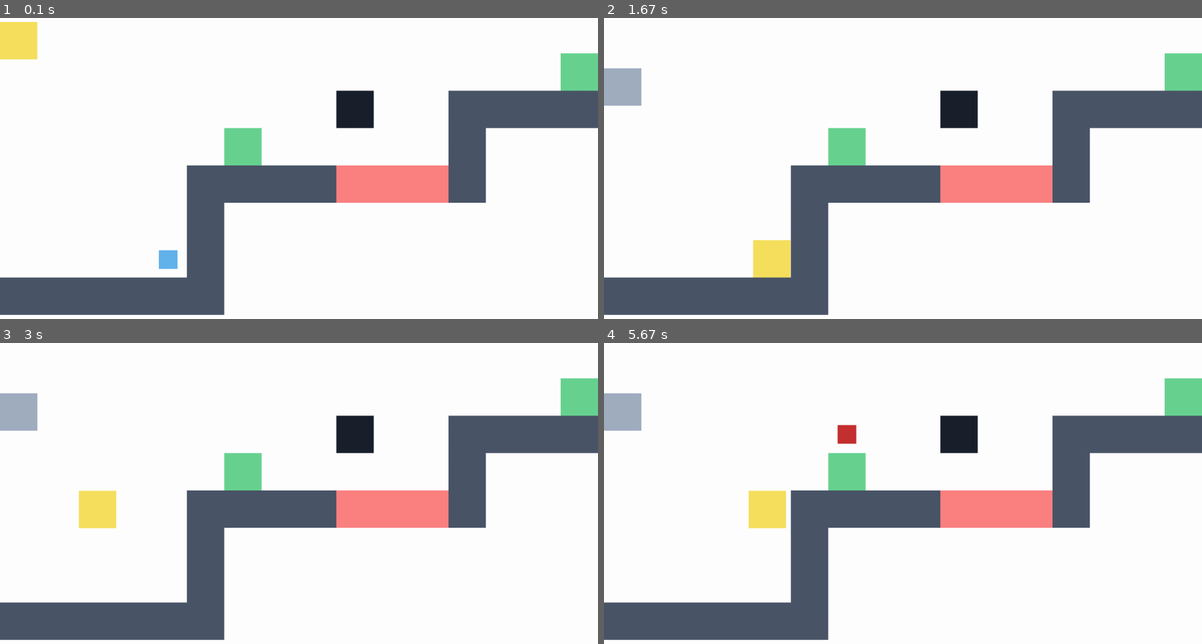
Above: before the commit, frames 1-4 (two rows, left to right).
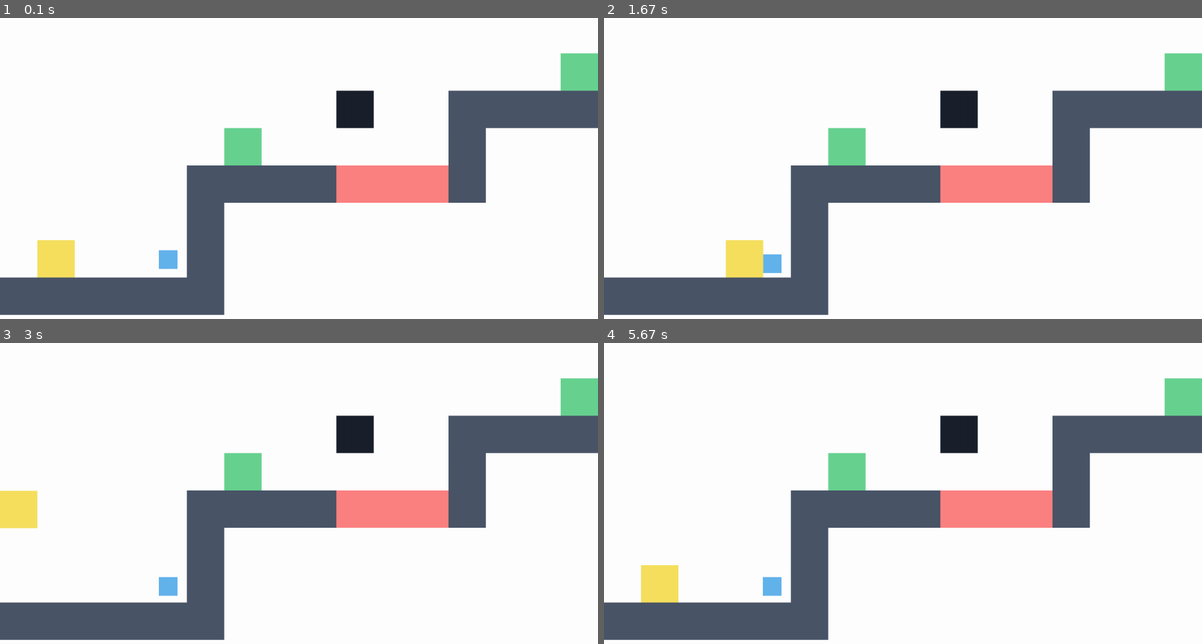
Above: after the commit, the same moments.

Repository: coinmoles/pygame-jam
Game: pygame game, started from main.py
Two runs of this game, one before a commit and one after it. Both use one fixed random seed, a clock stepped at 60 frames per second and the inputs below.
Inputs:
- Up to frame 1 (0.1 s): no input
- Up to frame 2 (1.67 s): hold Q 0.33-0.8 s; hold Right 0.33-0.8 s; hold W 0.83-1.3 s; hold Right 0.83-1.3 s; tap Space at 0.9, 1.2, 1.4 s; hold Right from 1.33 s (still down)
- Up to frame 3 (3 s): tap Space at 1.7, 2.4, 2.7, 2.97 s; release Right at 1.8 s; hold Left 2.33-2.87 s; tap W at 2.48 s; hold Left from 2.9 s (still down)
- Up to frame 4 (5.67 s): tap Space at 3.27, 3.4, 3.7, 4.07, 4.37, 4.57, 4.87, 5.07, 5.37, 5.57 s; release Left at 3.3 s; hold Right 3.33-3.97 s; hold Left 4-4.47 s; tap W at 4.15, 5.65 s; hold Right 4.5-4.97 s; hold Right 5-5.47 s; hold Left from 5.5 s (still down)

The runs differ from the first frame. In frame 1, 1.6% of the frame differs, in the area x 0-13%, y 1-87%; in frame 2, 2.0%; in frame 3, 2.6%; in frame 4, 2.8%, in the area x 0-43%, y 16-87%.

Commit message:
Made corpse queue / added reset key

Diff:
--- a/Scene/GameScene.py
+++ b/Scene/GameScene.py
@@ -1,22 +1,30 @@
 import pygame as pg
+from pygame.math import Vector2
 from Scene.Scene import Scene
 from Entity.Entity import Entity
 from Entity.Player import Player
 from Item.BumperItem import BumperItem
 from constants import SCREEN, CAMERA_RECT, SET_SPAWN, DESPAWN, SPAWN
 from helper.determine_side import determine_side
+from collections import deque
+from typing import Deque
+
+MAX_CORPSE = 5
 
 
 class GameScene(Scene):
     def __init__(self, screen: pg.display, stage):
         super().__init__(screen)
         self.collidables = pg.sprite.Group()
-        self.player_spawn = (0, 0)
+        self.corpses: Deque[pg.sprite.Sprite] = deque()
+        self.stage_rect = pg.Rect(0, 0, 0, 0)
+        self.player_spawn = Vector2(0, 0)
+        self.stage = stage
+
+        self.add_stage()
+
         self.player = Player(self.player_spawn)
-        self.stage_rect = pg.rect.Rect(0, 0, SCREEN.width, SCREEN.height)
-
         self.add_entity(self.player)
-        self.add_stage(stage)
 
     def update(self):
         # 플레이어 이동
@@ -38,19 +46,27 @@
         if event.type == pg.KEYDOWN:
             if event.key == pg.K_SPACE:
                 self.player.jump()
-
             if event.key == pg.K_q:
                 self.player.despawn()
-
+            if event.key == pg.K_w:
+                self.reset_stage()
         if event.type == SET_SPAWN:
             self.player_spawn = event.spawn
 
         if event.type == DESPAWN:
             entity: Entity = event.entity
             if entity == self.player:
-                self.add_entity(self.player.spawn_corpse())
+                corpse = self.player.spawn_corpse()
+                self.corpses.append(corpse)
+                self.add_entity(corpse)
+
+                if len(self.corpses) > MAX_CORPSE:
+                    corpse = self.corpses.popleft()
+                    corpse.despawn()
+
                 self.player = Player(self.player_spawn)
                 self.add_entity(self.player)
+
             self.entityList.remove(entity)
             self.collidables.remove(entity)
 
@@ -137,11 +153,22 @@
         if entity.collide_check:
             self.collidables.add(entity)
 
-    def add_stage(self, stage):
-        entities, stage_rect, player_spawn = stage()
+    def add_stage(self):
+        entities, stage_rect, player_spawn = self.stage()
 
         for entity in entities:
             self.add_entity(entity)
 
         self.stage_rect = stage_rect
         self.player_spawn = player_spawn
+
+    def reset_stage(self):
+        self.entityList = pg.sprite.Group()
+        self.collidables = pg.sprite.Group()
+        self.corpses: Deque[pg.sprite.Sprite] = deque()
+
+        entities, stage_rect, player_spawn = self.stage()
+        for entity in entities:
+            self.add_entity(entity)
+        self.player = Player(self.player_spawn)
+        self.add_entity(self.player)
--- a/Stages/parser.py
+++ b/Stages/parser.py
@@ -19,7 +19,7 @@
 }
 
 
-def parse_stage(s: str) -> Callable[[], Tuple[pg.sprite.Group, pg.Rect, Tuple[int, int]]]:
+def parse_stage(s: str) -> Callable[[], Tuple[pg.sprite.Group, pg.Rect, Vector2]]:
     m = [list(l) for l in s.strip().split('\n')]
 
     assert len(m) > 0
@@ -31,7 +31,7 @@
 
     entities = pg.sprite.Group()
     stage_rect = pg.Rect(0, 0, width * UNITSIZE, height * UNITSIZE)
-    player_spawn = (0, 0)
+    player_spawn = Vector2(0, 0)
 
     for i in range(height):
         for j in range(width):
--- a/Stages/stage1.py
+++ b/Stages/stage1.py
@@ -9,15 +9,15 @@
 
 
 stage1 = parse_stage("""
-................................
-...............c................
-............ppppppp.............
-......c.....p.....p.......pppppp
-.....ppppkkkp.....p.......p.....
-.....p............p.......k.....
-.s..jp............p.......k.....
-pppppp............pkkkkkkkk.....
-................................
+.................................
+................c................
+.............ppppppp.............
+.......c.....p.....p.......pppppp
+......ppppkkkp.....p.......p.....
+......p............p.......k.....
+..s..jp............p.......k.....
+ppppppp............pkkkkkkkk.....
+.................................
 """)
 
 
